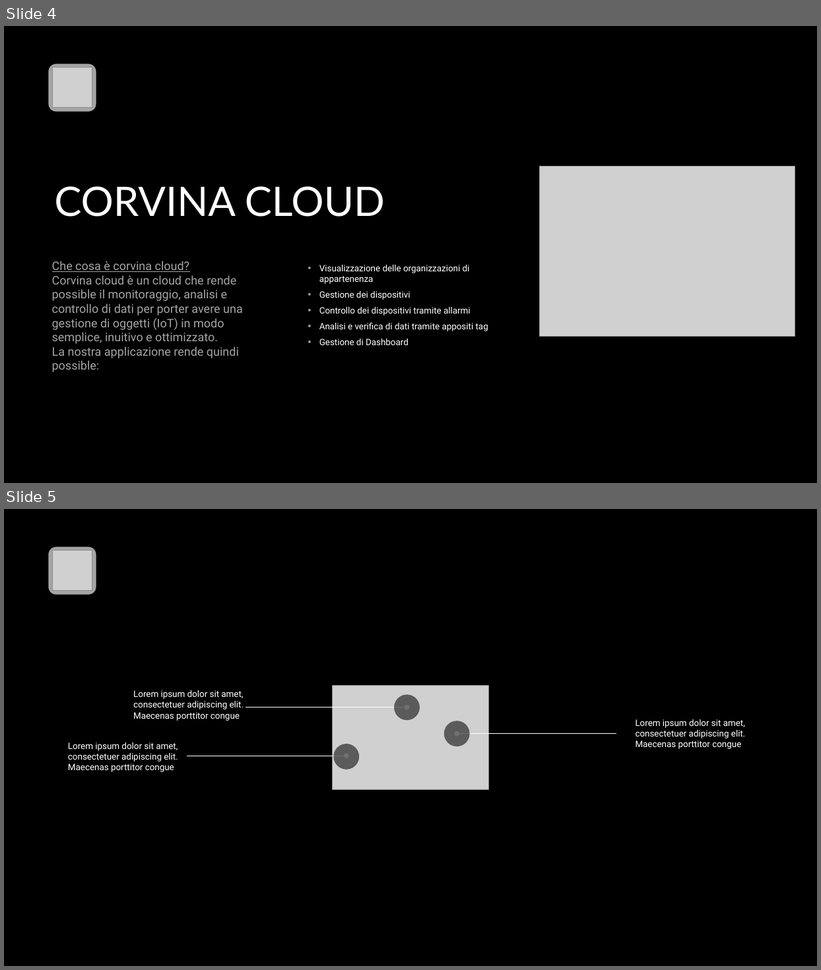
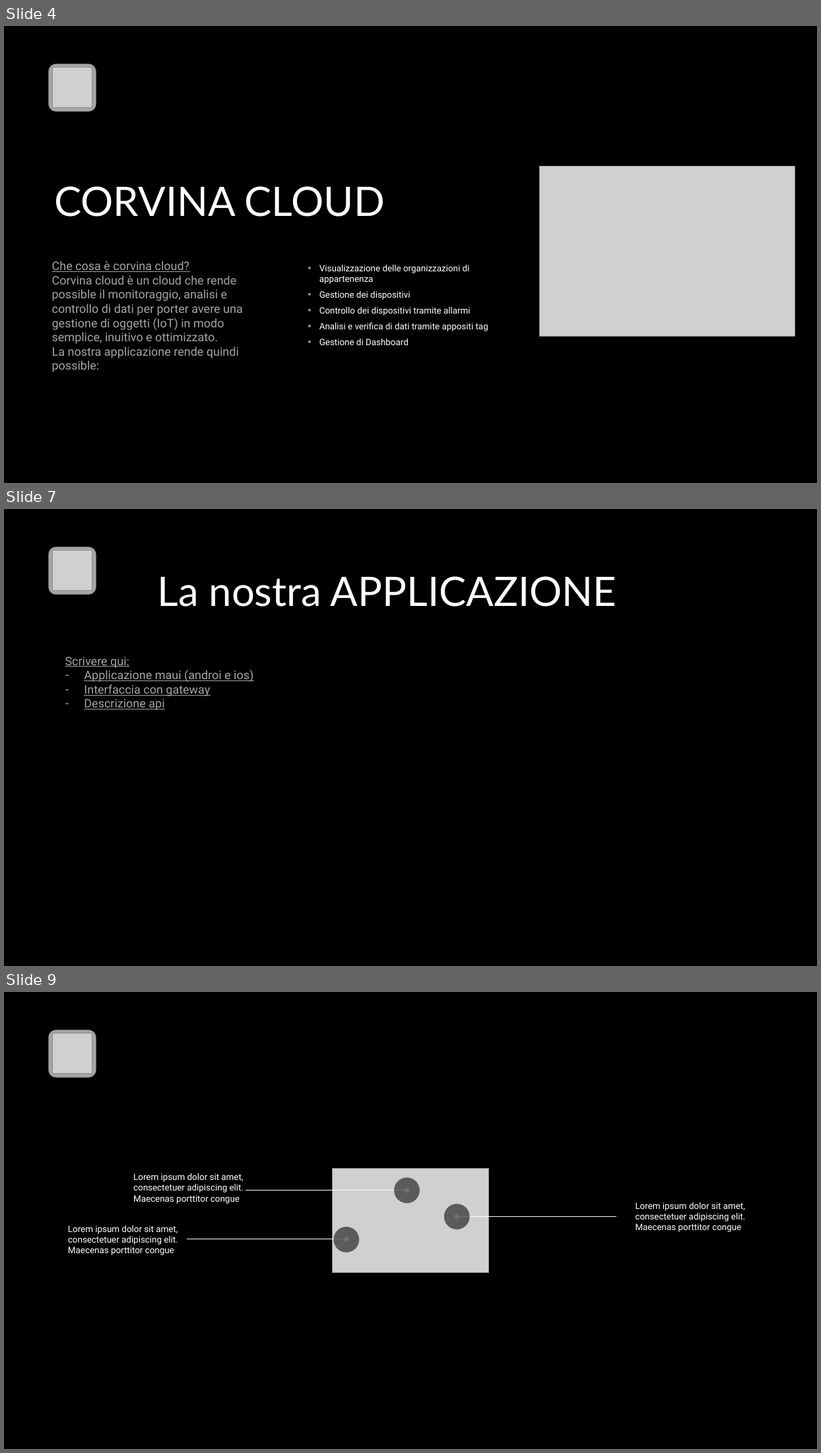
Before and after one commit to Corvina-project/CorvinaProject, a slide deck: presentazione.pptx. Shown one above the other, each under a label of ours: slides 4 and 5 before the commit, slides 4, 7 and 9 after it; the slides between them are not shown. The pictures are 821x970 and 821x1453 pixels, drawn with LibreOffice and Linux fonts; fonts in the diff are those of the drawing; grey boxes stand for pictures; background and template pictures are left out. Boxes give left, top, right and bottom in pixels: in the first picture for what was removed or moved away, otherwise in the second. Text is boxed around its words. In the diff, an @@ line names an element or a change of style, - is before the commit and + after.

```diff
--- a/presentazione.pptx
+++ b/presentazione.pptx
@@ slide 7 added at [4, 509, 817, 966], background #000000 @@
@@ rounded rectangle added at [48, 547, 96, 594], fill #A5A5A5 @@
@@ picture added at [52, 551, 92, 590] @@
@@ text added at [158, 576, 616, 607], 48 pt, text #FFFFFF @@
+La nostra APPLICAZIONE
@@ text added at [65, 657, 253, 710], 14 pt, text #A5A5A5, underline @@
+Scrivere qui:
+– Applicazione maui (androi e ios)
+– Interfaccia con gateway
+– Descrizione api
@@ what was slide 5 is now slide 9 @@
```
Also in this commit, not shown: 3 other slides added.
